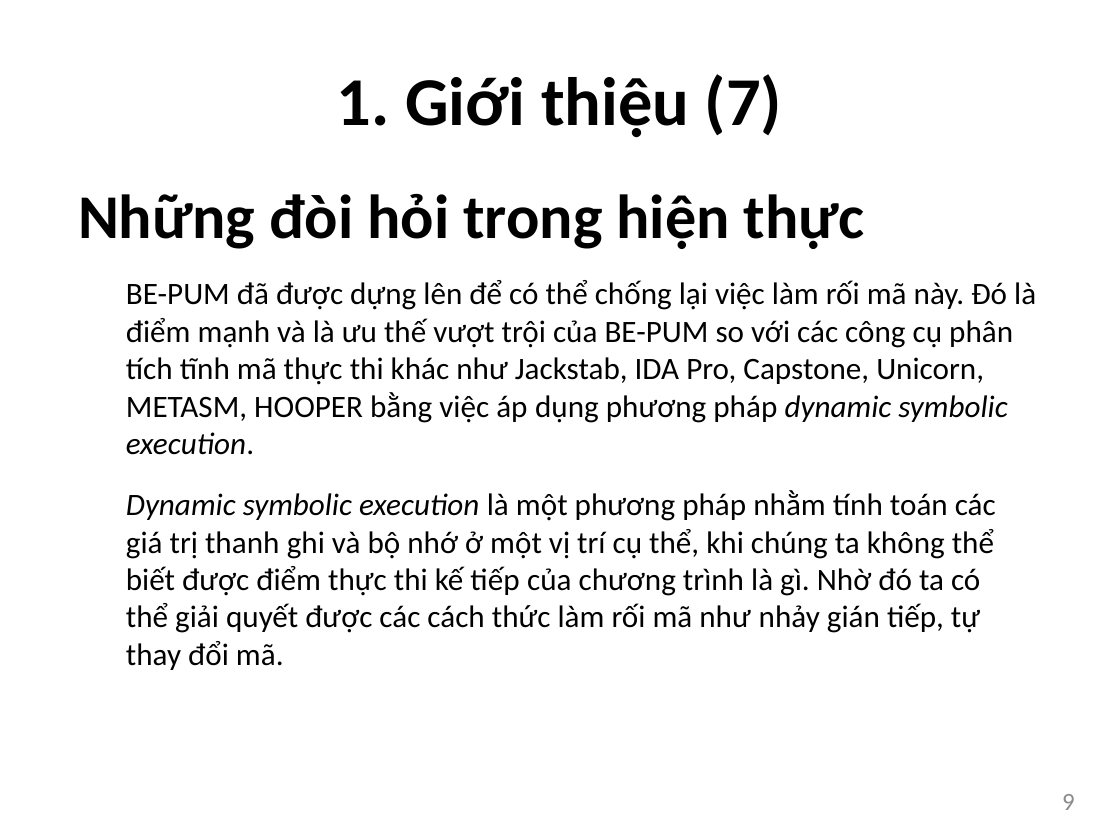
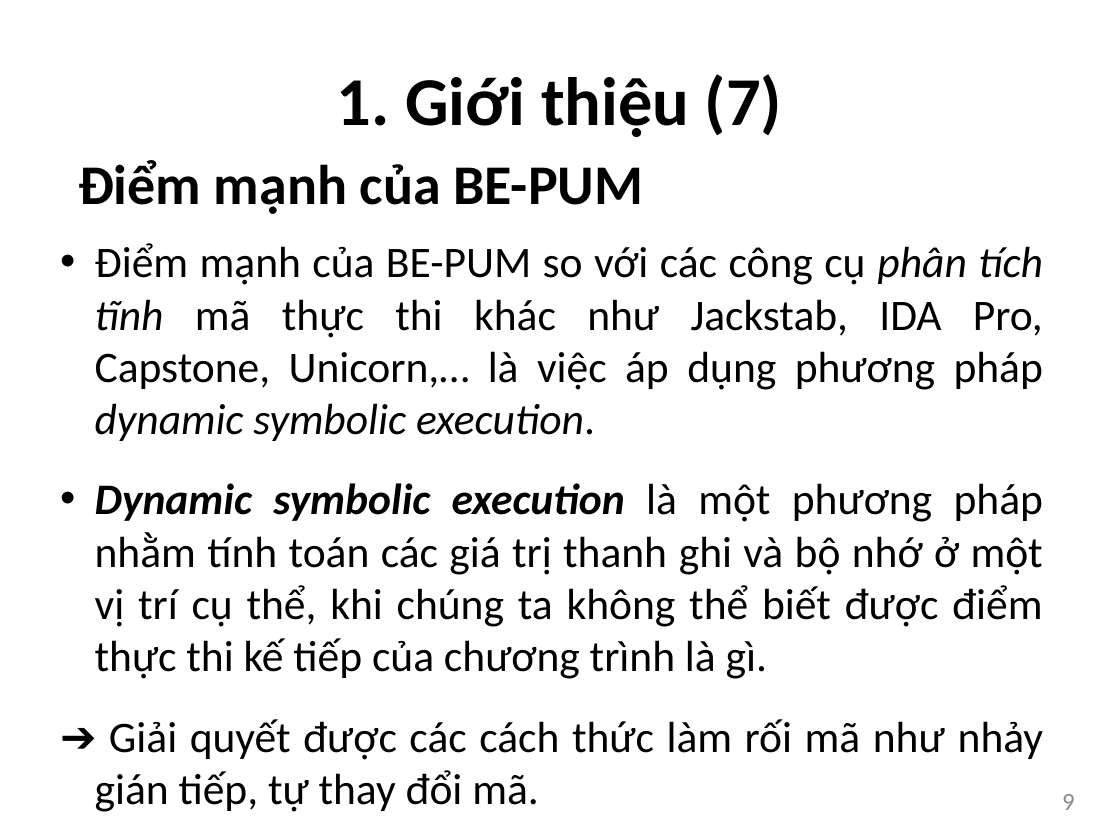
Before and after one commit to bntam/LVTN, a slide deck: slide 9 of Slide/Slide.pptx. Drawn at 1120x840 pixels with LibreOffice and Linux fonts; fonts in the diff are those of the drawing. Boxes give left, top, right and bottom in pixels: in the first picture for what was removed or moved away, otherwise in the second. Text is boxed around its words. In the diff, an @@ line names an element or a change of style, - is before the commit and + after.

Commit message:
final draft slide version

```diff
--- a/Slide/Slide.pptx
+++ b/Slide/Slide.pptx
@@ text at (78, 160, 643, 214): text changed; size 40 to 36 pt @@
-Những đòi hỏi trong hiện thực
+Điểm mạnh của BE-PUM
@@ text at (95, 243, 1043, 812): text changed; size 20 to 28 pt @@
-BE-PUM đã được dựng lên để có thể chống lại việc làm rối mã này. Đó là điểm mạnh và là ưu thế vượt trội của BE-PUM so với các công cụ phân tích tĩnh mã thực thi khác như Jackstab, IDA Pro, Capstone, Unicorn, METASM, HOOPER bằng việc áp dụng phương pháp dynamic symbolic execution.
+• Điểm mạnh của BE-PUM so với các công cụ phân tích tĩnh mã thực thi khác như Jackstab, IDA Pro, Capstone, Unicorn,… là việc áp dụng phương pháp dynamic symbolic execution.
+• Dynamic symbolic execution là một phương pháp nhằm tính toán các giá trị thanh ghi và bộ nhớ ở một vị trí cụ thể, khi chúng ta không thể biết được điểm thực thi kế tiếp của chương trình là gì.
+➔ Giải quyết được các cách thức làm rối mã như nhảy gián tiếp, tự thay đổi mã.
@@ text removed at (126, 490, 996, 670) @@
-Dynamic symbolic execution là một phương pháp nhằm tính toán các giá trị thanh ghi và bộ nhớ ở một vị trí cụ thể, khi chúng ta không thể biết được điểm thực thi kế tiếp của chương trình là gì. Nhờ đó ta có thể giải quyết được các cách thức làm rối mã như nhảy gián tiếp, tự thay đổi mã.
```
Also in this commit, not shown: 53 other slides changed, 7 slides added, 34 slides removed.
